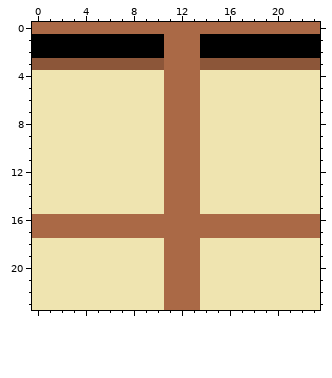
File history of a pixel-art sprite, ImageResources/Scene/FirstHouse(MiddleRoof).png. The picture above was drawn from the file before the commit.
The file is 24x24 pixels.
Now the later version:
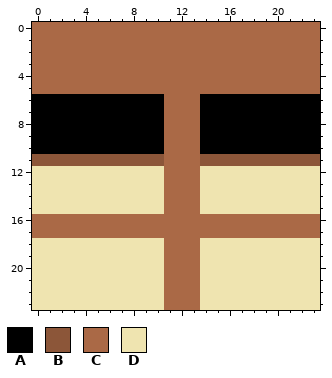
Palette (. is transparent): A #000000  B #8c5639  C #aa6946  D #efe4b0
Diff:
@@ x 0..23 @@
  0 CCCCCCCCCCCCCCCCCCCCCCCC
- 1 AAAAAAAAAAACCCAAAAAAAAAA
- 2 AAAAAAAAAAACCCAAAAAAAAAA
- 3 BBBBBBBBBBBCCCBBBBBBBBBB
- 4 DDDDDDDDDDDCCCDDDDDDDDDD
- 5 DDDDDDDDDDDCCCDDDDDDDDDD
- 6 DDDDDDDDDDDCCCDDDDDDDDDD
- 7 DDDDDDDDDDDCCCDDDDDDDDDD
- 8 DDDDDDDDDDDCCCDDDDDDDDDD
- 9 DDDDDDDDDDDCCCDDDDDDDDDD
-10 DDDDDDDDDDDCCCDDDDDDDDDD
-11 DDDDDDDDDDDCCCDDDDDDDDDD
+ 1 CCCCCCCCCCCCCCCCCCCCCCCC
+ 2 CCCCCCCCCCCCCCCCCCCCCCCC
+ 3 CCCCCCCCCCCCCCCCCCCCCCCC
+ 4 CCCCCCCCCCCCCCCCCCCCCCCC
+ 5 CCCCCCCCCCCCCCCCCCCCCCCC
+ 6 AAAAAAAAAAACCCAAAAAAAAAA
+ 7 AAAAAAAAAAACCCAAAAAAAAAA
+ 8 AAAAAAAAAAACCCAAAAAAAAAA
+ 9 AAAAAAAAAAACCCAAAAAAAAAA
+10 AAAAAAAAAAACCCAAAAAAAAAA
+11 BBBBBBBBBBBCCCBBBBBBBBBB
 12 DDDDDDDDDDDCCCDDDDDDDDDD
